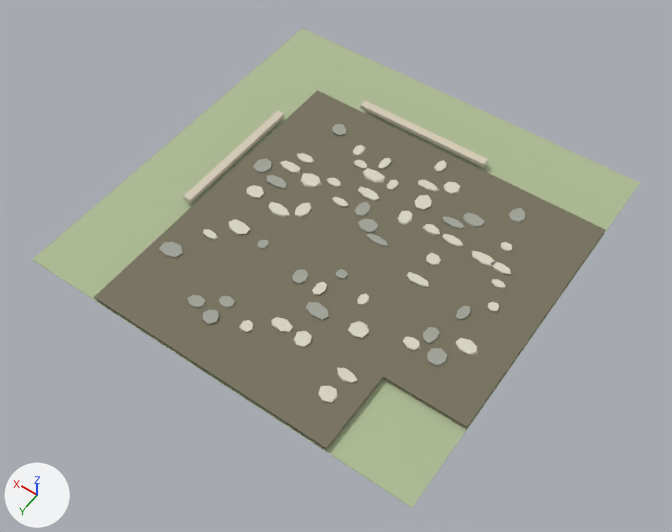
What one commit did to the glTF model frontend/public/assets/buildings/roads/common_road/common_road_corner_wn_active.glb.
The view is the same before and after, from a 50 mm camera at (-2.87, 4.16, 5.84) aimed at (-0.12, 0.31, -0.21). The lights are fixed; the arrows at lower left show +X, +Y and +Z. The first picture is the older version. Vertices at exactly the same position are counted once.

The first picture shows 'SM_road_connected_surface.104', 'SM_road_grass_tile.104', 'SM_shoulder_edge.104', 'SM_shoulder_edge.105' and 60 more.
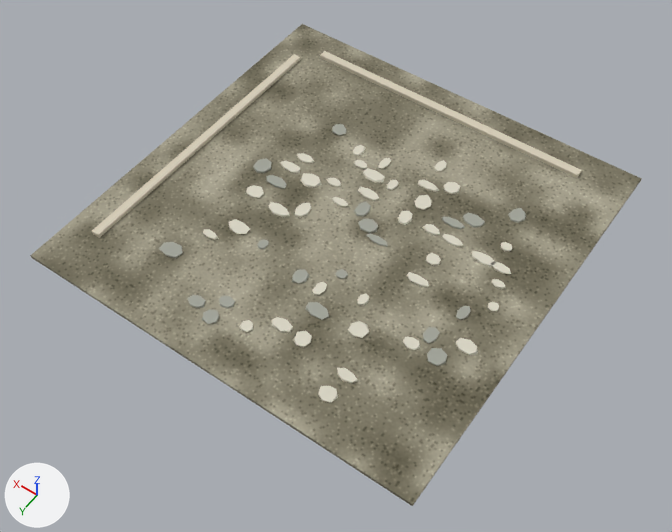
Location of each change, [x1, y1, x2, y2] in pixels of the pictures (672 x 532 px):
'SM_road_connected_surface.104', surface changed, reshaped (20% wider, 34% taller): before [94, 90, 605, 450]; after [30, 24, 642, 506]
'SM_road_grass_tile.104', deleted: before [32, 28, 640, 508]

Edits to the bpy script that builds the scene:
```text
Change mat_mat_common_road_surface:
    remove n3 = _N.new('ShaderNodeUVMap'); n3.name = 'UV Map'
    remove n3.uv_map = 'UVMap.-01'
    where n2 = _N.new('ShaderNodeTexImage'); n2.name = 'Image Texture'
    remove _L.new(n3.outputs[0], n2.inputs[0])  # 'UV' to 'Vector'
Change me_sm_road_connected_surface_104:
    used by ob_sm_road_connected_surface_104; location = (0.0, 0.0, 0.0)
    remove me_sm_road_connected_surface_104.from_pydata(...)  # 16 vertices, 28 faces; spans x -1.8..1.1, y -1.1..1.8, z 0.03..0.05
    add me_sm_road_connected_surface_104.from_pydata(...)  # 8 vertices, 12 faces; spans x -1.8..1.8, y -1.8..1.8, z 0.03..0.05
    me_sm_road_connected_surface_104 part 1: the whole mesh is rebuilt
Remove ob_sm_road_grass_tile_104:
    ob_sm_road_grass_tile_104 = bpy.data.objects.new('SM_road_grass_tile.104', me_cube_1234)
    ob_sm_road_grass_tile_104.location = (0.0, 0.0, 0.002)
```
